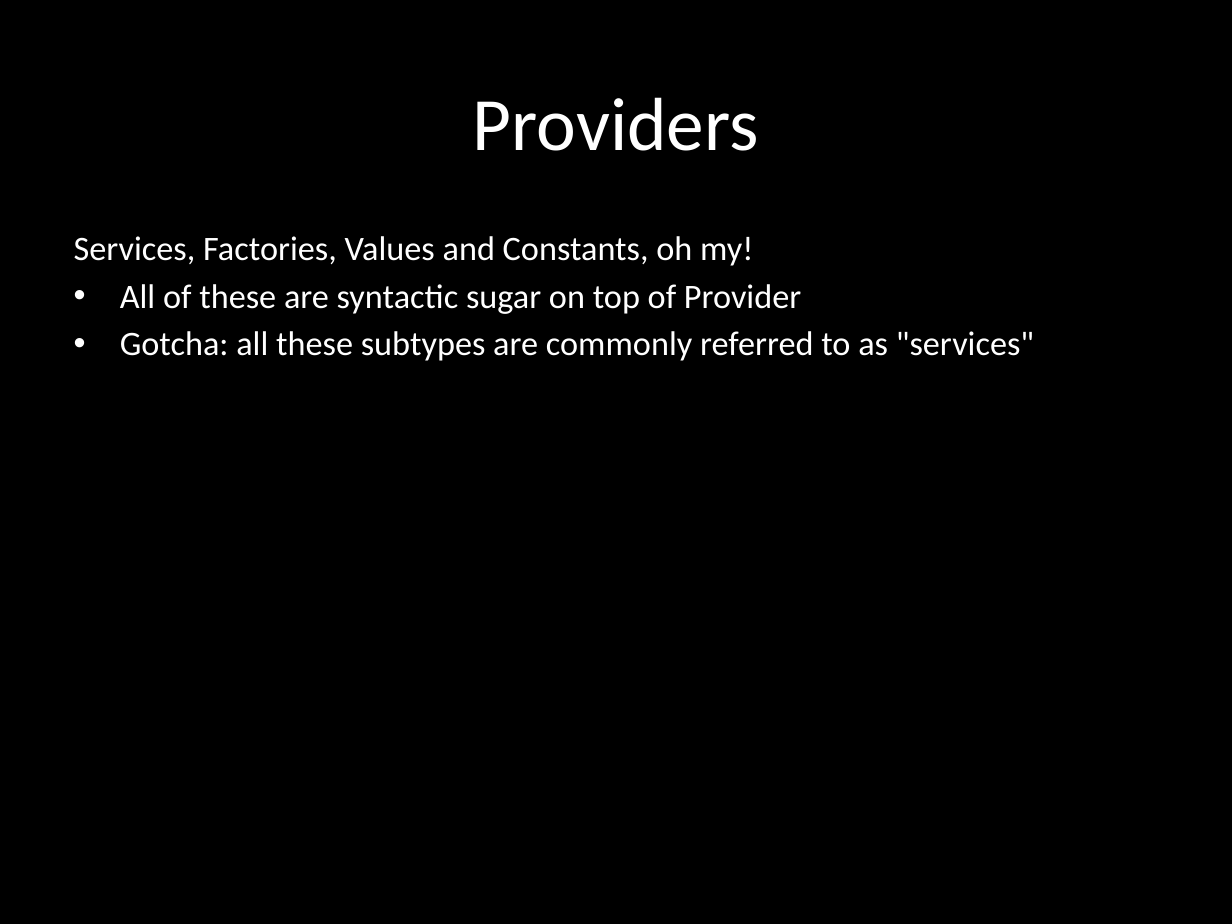
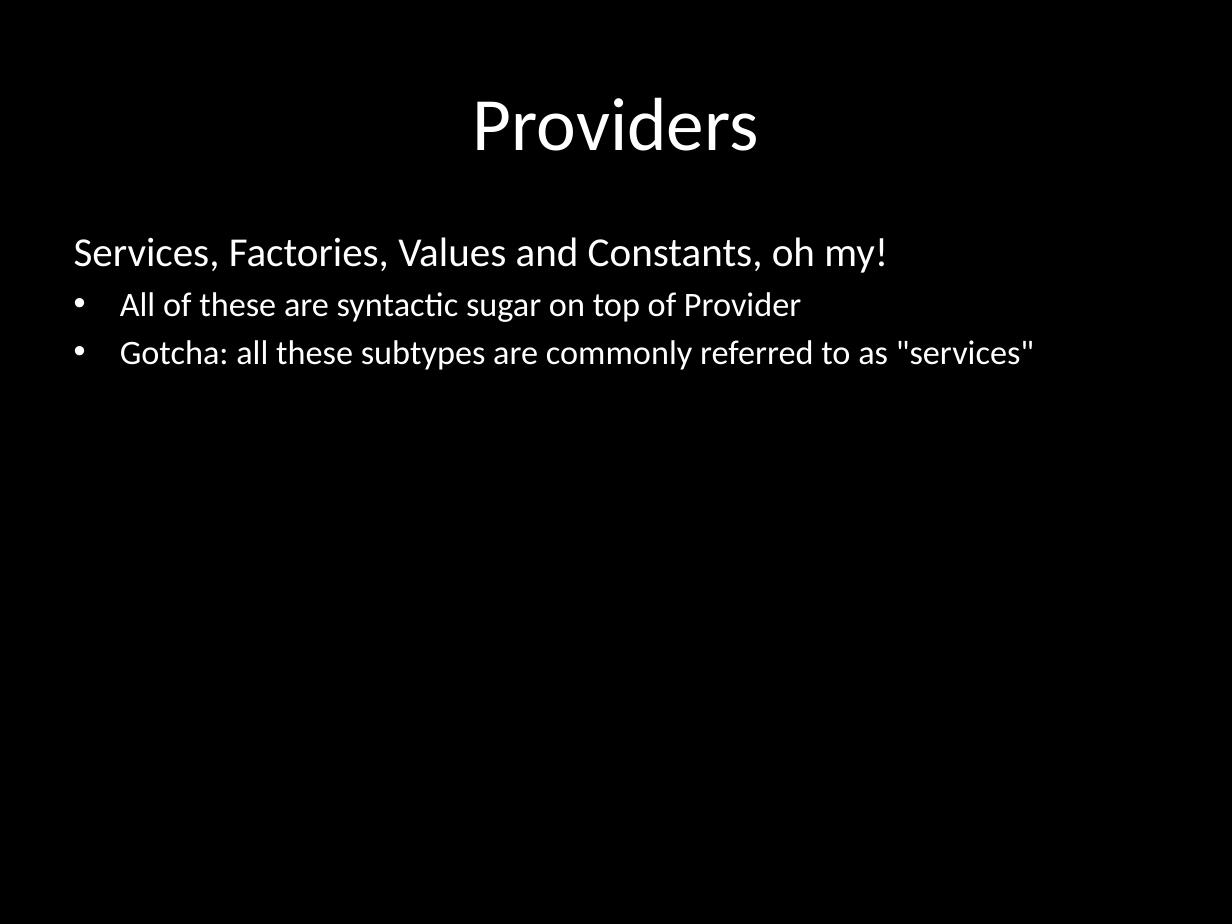
Before and after one commit to eliasjames/training-angular, a slide deck: slide 19 of slides/Angular Slides Day 2.pptx (slide 20 before the commit). Drawn at 1232x924 pixels with LibreOffice and Linux fonts; fonts in the diff are those of the drawing. Boxes give left, top, right and bottom in pixels: in the first picture for what was removed or moved away, otherwise in the second. Text is boxed around its words. In the diff, an @@ line names an element or a change of style, - is before the commit and + after.

```diff
--- a/slides/Angular Slides Day 2.pptx
+++ b/slides/Angular Slides Day 2.pptx
@@ subtitle at <box>74,237,888,273</box>: size 20 to 24 pt in "Services, Factories, Values and Constants, oh my!" @@
```
Also in this commit, not shown: 12 other slides changed, 1 slide removed.
